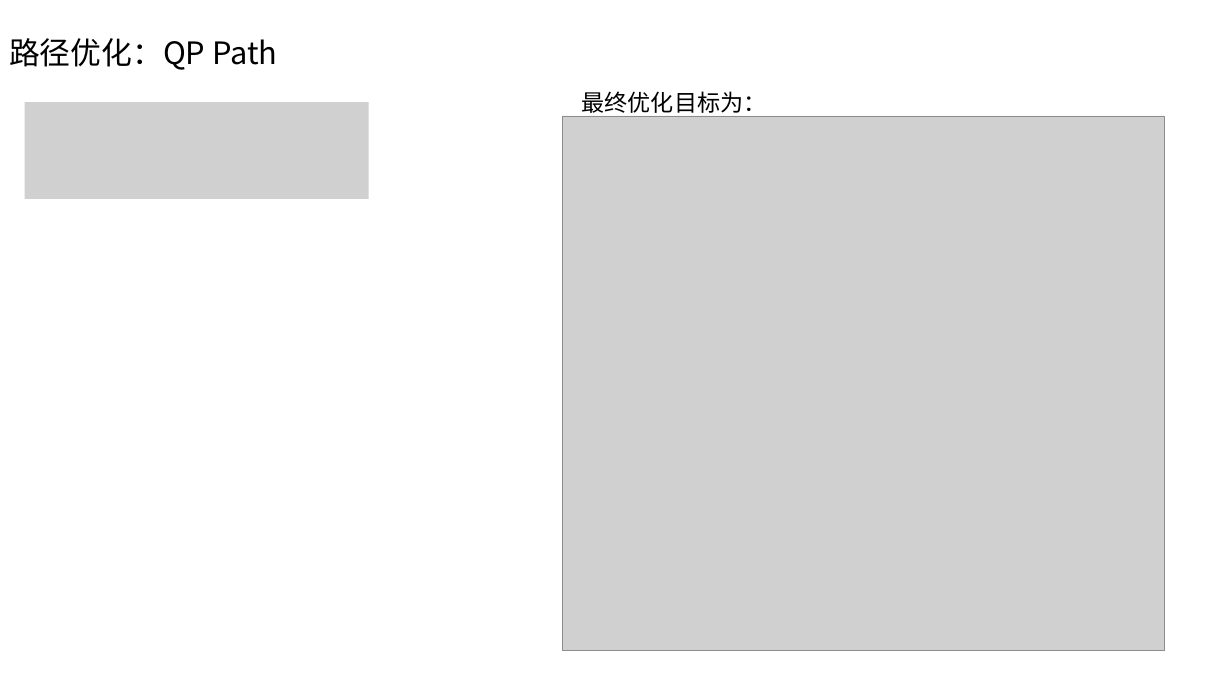
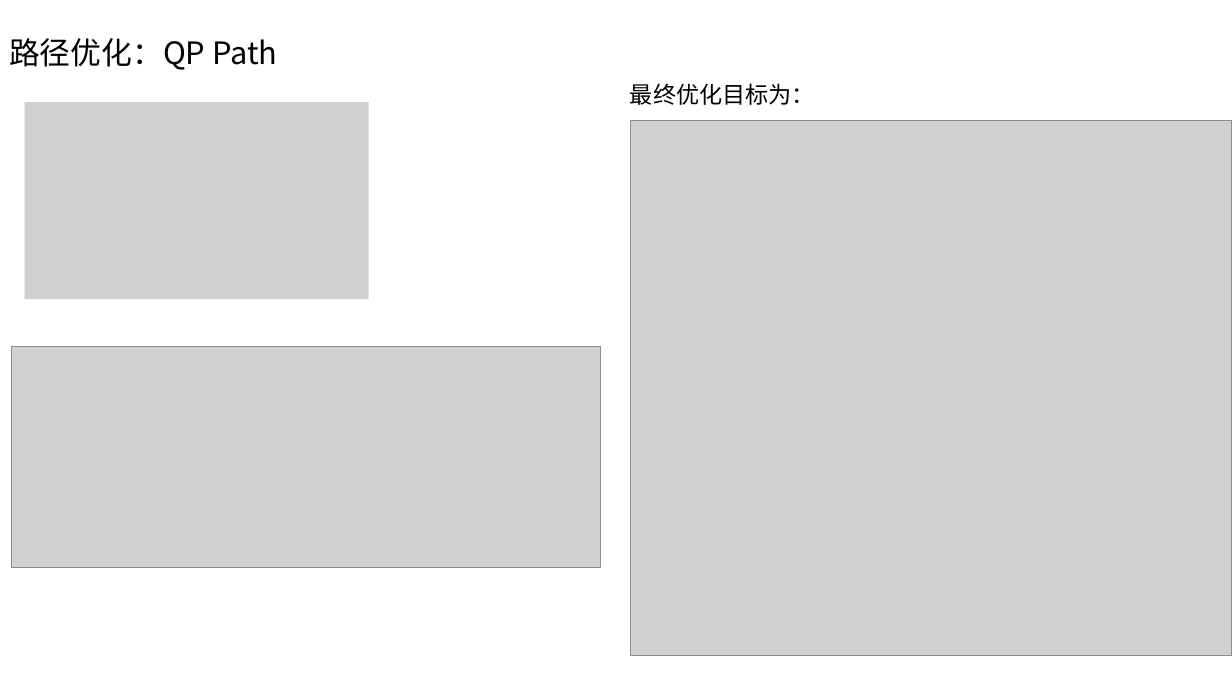
Before and after one commit to ChaokangRen/pnc_research, a slide deck: slide 9 of Decision/planning_1_0.pptx. Drawn at 1232x693 pixels with LibreOffice and Linux fonts; fonts in the diff are those of the drawing; grey boxes stand for pictures. Boxes give left, top, right and bottom in pixels: in the first picture for what was removed or moved away, otherwise in the second. Text is boxed around its words. In the diff, an @@ line names an element or a change of style, - is before the commit and + after.

```diff
--- a/Decision/planning_1_0.pptx
+++ b/Decision/planning_1_0.pptx
@@ text "最终优化目标为：": place and size @@
-text "最终优化目标为：" at bbox=[582, 91, 767, 113]
+text "最终优化目标为：" at bbox=[630, 83, 815, 105]
@@ picture: place and size @@
-picture at bbox=[25, 102, 369, 199]
+picture at bbox=[25, 102, 369, 299]
@@ picture: place and size @@
-picture at bbox=[563, 116, 1165, 651]
+picture at bbox=[630, 121, 1232, 655]
@@ picture added at bbox=[12, 347, 601, 568] @@
```
Also in this commit, not shown: 7 slides added, 10 other files.
